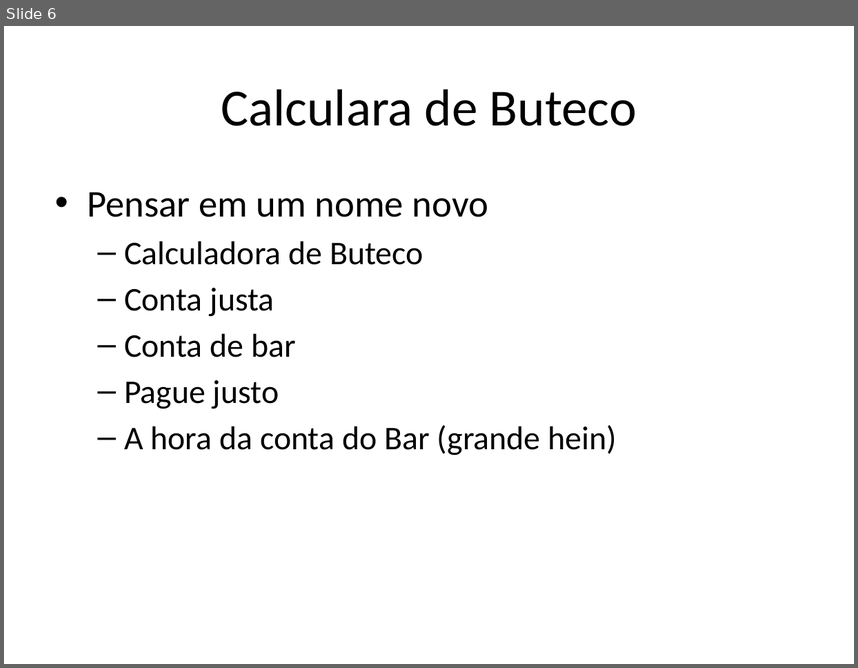
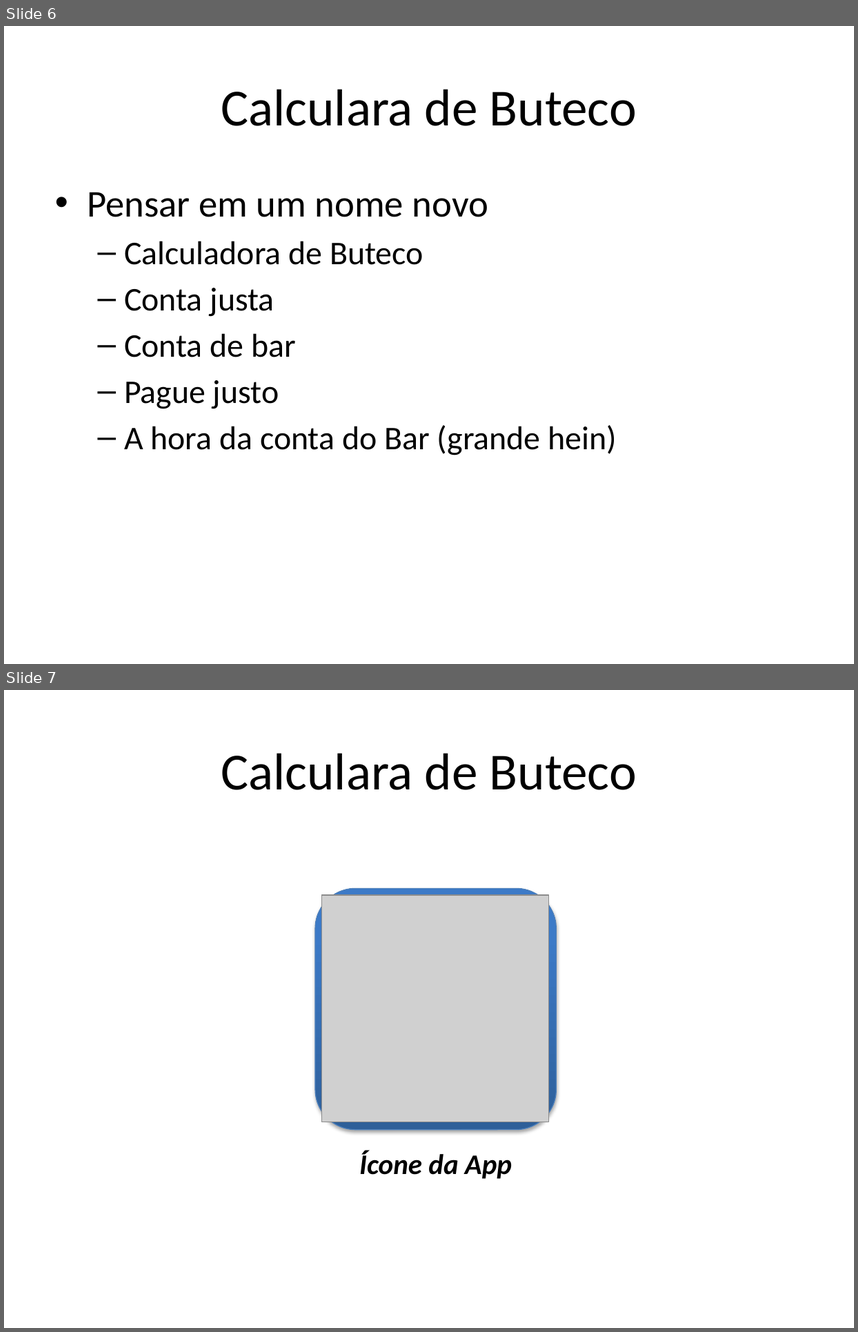
Before and after one commit to betito/proj-beto-rara, a slide deck: ButecoCalc/Calculadora de Buteco.pptx. Shown one above the other, each under a label of ours: slide 6 before the commit, slides 6 and 7 after it. The pictures are 858x668 and 858x1332 pixels, drawn with LibreOffice and Linux fonts; fonts in the diff are those of the drawing; grey boxes stand for pictures. Boxes give left, top, right and bottom in pixels: in the first picture for what was removed or moved away, otherwise in the second. Text is boxed around its words. In the diff, an @@ line names an element or a change of style, - is before the commit and + after.

```diff
--- a/ButecoCalc/Calculadora de Buteco.pptx
+++ b/ButecoCalc/Calculadora de Buteco.pptx
@@ slide 7 added at (x1=4, y1=690, x2=854, y2=1328), background #FFFFFF @@
@@ title added at (x1=221, y1=753, x2=637, y2=790), 44 pt, text #000000 @@
+Calculara de Buteco
@@ rounded rectangle added at (x1=315, y1=888, x2=556, y2=1129), fill gradient #2F5F99 to #3D7CC7 to #3A7CCB, outline #4B7EBC 0.75 pt @@
@@ picture added at (x1=322, y1=895, x2=549, y2=1122) @@
@@ text added at (x1=359, y1=1151, x2=512, y2=1179), 24 pt, text #000000, bold, italic @@
+Ícone da App
```
Also in this commit, not shown: 1 slide changed, 2 other slides added.
